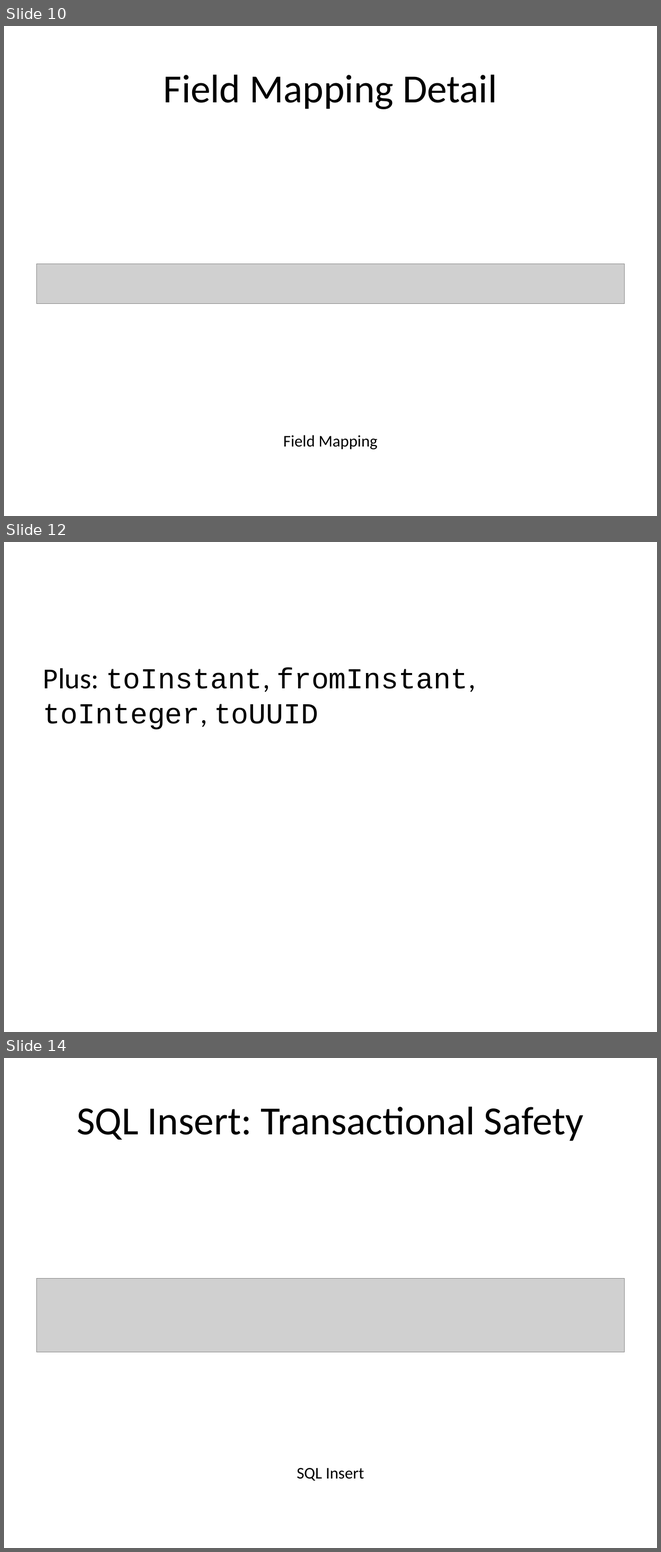
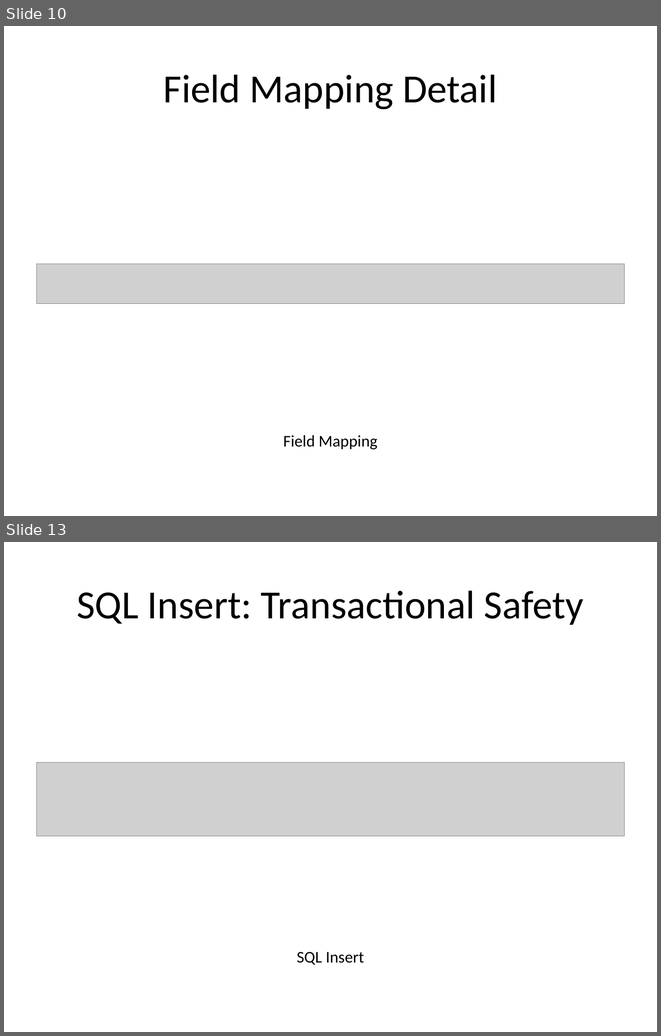
Before and after one commit to jphipps42/RJSF-POC, a slide deck: docs/TRANSFORMER_PIPELINE.pptx. Shown one above the other, each under a label of ours: slides 10, 12 and 14 before the commit, slides 10 and 13 after it; the slides between them are not shown. The pictures are 661x1552 and 661x1036 pixels, drawn with LibreOffice and Linux fonts; fonts in the diff are those of the drawing; grey boxes stand for pictures. Boxes give left, top, right and bottom in pixels: in the first picture for what was removed or moved away, otherwise in the second. Text is boxed around its words. In the diff, an @@ line names an element or a change of style, - is before the commit and + after.

```diff
--- a/docs/TRANSFORMER_PIPELINE.pptx
+++ b/docs/TRANSFORMER_PIPELINE.pptx
@@ slide 12 removed at <box>4,542,657,1032</box>, background #FFFFFF @@
@@ text removed at <box>43,668,476,730</box> @@
-Plus: toInstant, fromInstant, toInteger, toUUID
@@ what was slide 14 is now slide 13 @@
```
Also in this commit, not shown: 9 slides changed, 41 other files.
